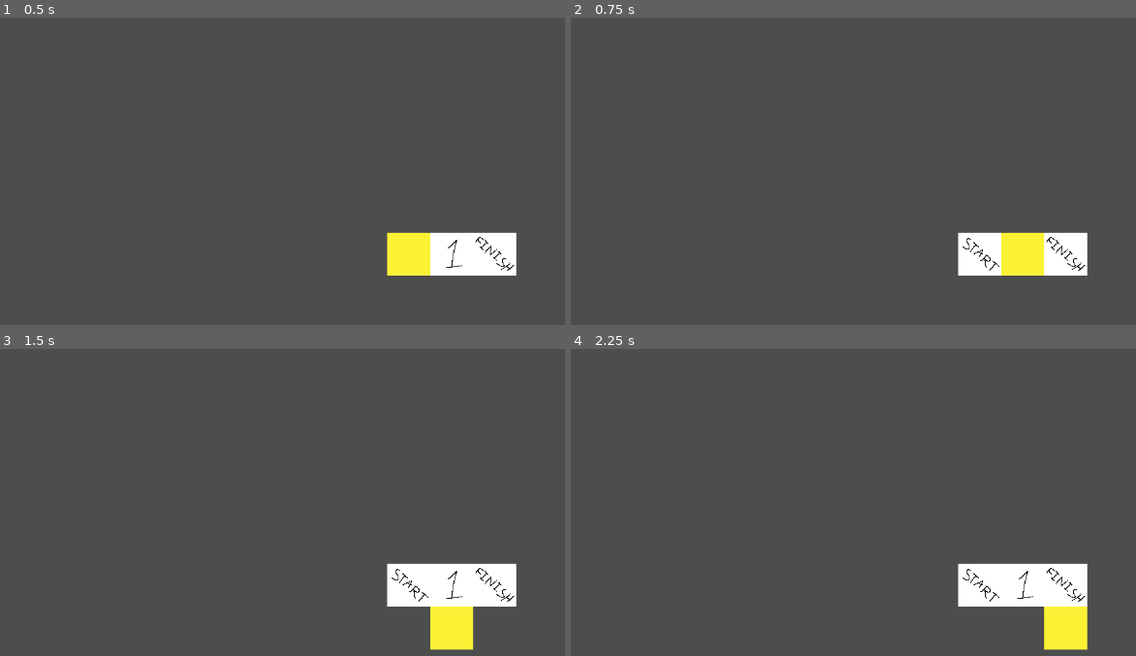
Above: before the commit, frames 1-4 (two rows, left to right).
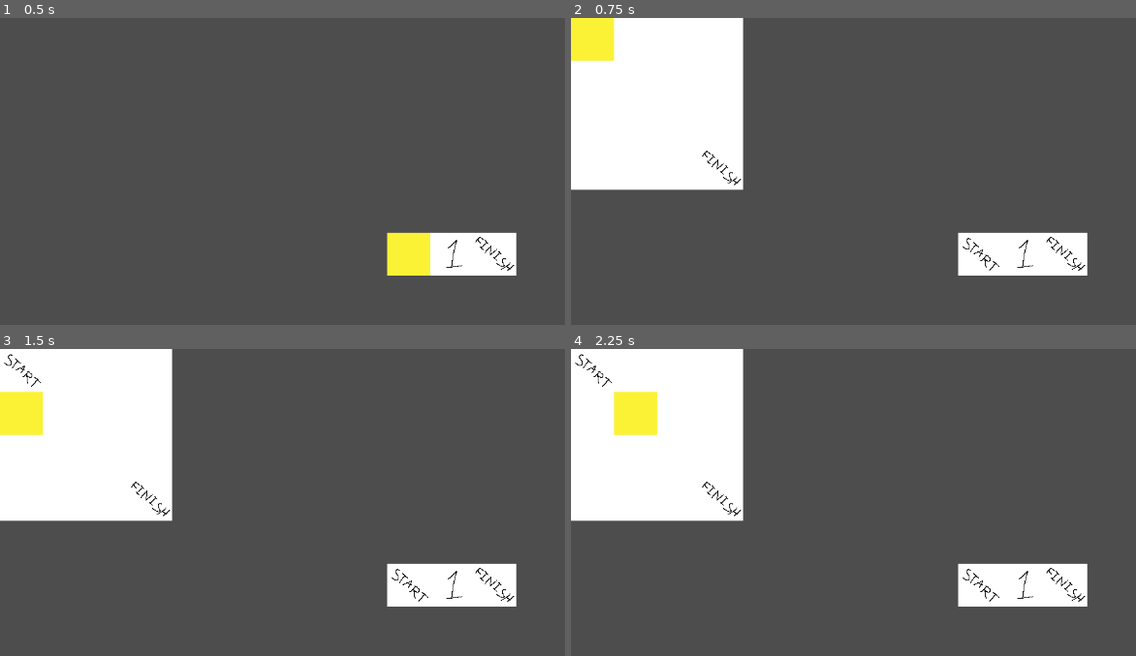
Above: after the commit, the same moments.

Repository: CrumblingAway/AdventureGame
Game: Godot game, scene res://levels/main_level.tscn
Two runs of this game, one before a commit and one after it. Both use one fixed random seed, a clock stepped at 60 frames per second and the inputs below.
Inputs:
- Up to frame 1 (0.5 s): no input
- Up to frame 2 (0.75 s): tap Enter at 0.5 s; hold Right (move_right) from 0.53 s (still down); tap E (action) at 0.6 s
- Up to frame 3 (1.5 s): tap Space at 1.25 s; release Right (move_right) at 1.28 s; hold Down (move_down) from 1.28 s (still down); tap E (action) at 1.35 s
- Up to frame 4 (2.25 s): tap Enter at 2 s; release Down (move_down) at 2.03 s; hold Right (move_right) from 2.03 s (still down); tap E (action) at 2.1 s

Frame 1 is identical in both runs. In frame 2, 18% of the frame differs, in the area x 0-84%, y 0-84%; in frame 3, 18%; in frame 4, 18%.

Commit message:
Junk: Add basic level transition.

Diff:
--- a/levels/test_level.tscn
+++ b/levels/test_level.tscn
@@ -11,8 +11,8 @@
 _finish_tile = Vector2i(11, 5)
 
 [node name="test_grid" parent="." instance=ExtResource("1_wyksx")]
-_level_mapping = {
-Vector2i(1, 0): ExtResource("2_j3h8x")
+_packed_scene_mapping = {
+Vector2i(10, 5): ExtResource("2_j3h8x")
 }
 
 [node name="TileMap" parent="test_grid" index="0"]
--- a/levels/test_sublevel_1.tscn
+++ b/levels/test_sublevel_1.tscn
@@ -6,6 +6,7 @@
 [node name="test_sublevel_1" type="Node2D" node_paths=PackedStringArray("_grid")]
 script = ExtResource("1_akljt")
 _grid = NodePath("test_grid")
+_finish_tile = Vector2i(3, 3)
 
 [node name="test_grid" parent="." instance=ExtResource("1_286pd")]
 
--- a/project.godot
+++ b/project.godot
@@ -19,6 +19,7 @@
 
 Global="*res://scripts/global.gd"
 LevelManager="*res://scripts/level_manager.gd"
+InputManager="*res://scripts/input_manager.gd"
 
 [input]
 
--- a/scripts/global.gd
+++ b/scripts/global.gd
@@ -4,6 +4,7 @@
 
 func _ready():
 	_player = preload("res://objects/Player.tscn").instantiate()
+	InputManager.set_player(_player)
 
 func _process(delta):
 	pass
--- a/scripts/grid.gd
+++ b/scripts/grid.gd
@@ -8,12 +8,14 @@
 
 @onready var _tile_map : TileMap = $TileMap
 
-@export var _level_mapping : Dictionary
+@export var _packed_scene_mapping : Dictionary
+var _level_mapping : Dictionary
 
 ########## Node methods. ##########
 
 func _ready():
-	pass
+	for key in _packed_scene_mapping.keys():
+		_level_mapping[key] = _packed_scene_mapping[key].instantiate()
 
 func _process(delta: float):
 	pass
@@ -26,6 +28,7 @@
 func get_floor_tile_size() -> int:
 	return _tile_map.tile_set.tile_size.x
 
-func activate_cell(cell_position: Vector2i) -> void:
-	if _level_mapping.has(cell_position):
-		transition_to.emit(_level_mapping[cell_position])
+func activate_cell(cell_position: Vector2) -> void:
+	var tilemap_position : Vector2i = _tile_map.local_to_map(cell_position)
+	if _level_mapping.has(tilemap_position):
+		transition_to.emit(_level_mapping[tilemap_position])
--- /dev/null
+++ b/scripts/input_manager.gd
@@ -0,0 +1,34 @@
+extends Node
+
+var _player : Player
+
+var _is_game_paused : bool = false
+
+########## Node methods. ##########
+
+func _ready() -> void:
+	pass
+
+func _process(delta: float) -> void:
+	var current_level : Level = LevelManager.get_current_level()
+
+	if current_level and not _is_game_paused:
+		if _player:
+			var direction : Vector2i = Vector2i.ZERO
+			if Input.is_action_just_pressed("move_up"):
+				direction = Vector2i.UP
+			elif Input.is_action_just_pressed("move_down"):
+				direction = Vector2i.DOWN
+			elif Input.is_action_just_pressed("move_left"):
+				direction = Vector2i.LEFT
+			elif Input.is_action_just_pressed("move_right"):
+				direction = Vector2i.RIGHT
+			_player.move(direction)
+
+			if Input.is_action_just_pressed("action"):
+				current_level.activate_sublevel_at(_player.global_position)
+
+########## InputManager methods. ##########
+
+func set_player(player: Player) -> void:
+	_player = player
--- a/scripts/level.gd
+++ b/scripts/level.gd
@@ -10,6 +10,7 @@
 ########## Node methods. ##########
 
 func _ready() -> void:
+	_grid.transition_to.connect(LevelManager.transition_to_sublevel)
 	_last_player_location = _grid._tile_map.map_to_local(_start_tile)
 
 func _process(delta: float) -> void:
@@ -31,3 +32,6 @@
 
 func get_finish_tile() -> Vector2i:
 	return _finish_tile
+
+func activate_sublevel_at(position: Vector2) -> void:
+	_grid.activate_cell(position)
--- a/scripts/level_manager.gd
+++ b/scripts/level_manager.gd
@@ -1,6 +1,7 @@
 extends Node
 
 var _current_level : Level
+var _current_sublevel : Level
 
 func _ready():
 	pass
@@ -12,4 +13,9 @@
 	_current_level.enter()
 
 func transition_to_sublevel(sublevel: Level) -> void:
-	pass
+	_current_sublevel = sublevel
+	get_tree().root.add_child(_current_sublevel)
+	_current_sublevel.enter()
+
+func get_current_level() -> Level:
+	return _current_level
--- a/scripts/player.gd
+++ b/scripts/player.gd
@@ -8,18 +8,12 @@
 	pass
 
 func _process(delta: float) -> void:
-	var direction : Vector2i = Vector2i.ZERO
-	if Input.is_action_just_pressed("move_up"):
-		direction = Vector2i.UP
-	elif Input.is_action_just_pressed("move_down"):
-		direction = Vector2i.DOWN
-	elif Input.is_action_just_pressed("move_left"):
-		direction = Vector2i.LEFT
-	elif Input.is_action_just_pressed("move_right"):
-		direction = Vector2i.RIGHT
-	_grid_movement_2d.move(direction)
+	pass
 
 ########## Player methods. ##########
 
+func move(direction: Vector2i) -> void:
+	_grid_movement_2d.move(direction)
+
 func attach_to_grid(grid: Grid) -> void:
 	_grid_movement_2d.set_grid(grid)
--- a/scripts/test_sublevel_1.gd
+++ b/scripts/test_sublevel_1.gd
@@ -1,11 +1,18 @@
 extends Level
 
+func _ready():
+	super._ready()
 
-# Called when the node enters the scene tree for the first time.
-func _ready():
-	pass # Replace with function body.
+func _process(delta: float) -> void:
+	if _player:
+		_last_player_location = _player.global_position
 
+func enter() -> void:
+	_player = Global.get_player()
+	if _player.get_parent():
+		_player.reparent(self, false)
+	else:
+		add_child(_player)
 
-# Called every frame. 'delta' is the elapsed time since the previous frame.
-func _process(delta):
-	pass
+	_player.global_position = _last_player_location
+	_player.attach_to_grid(_grid)
